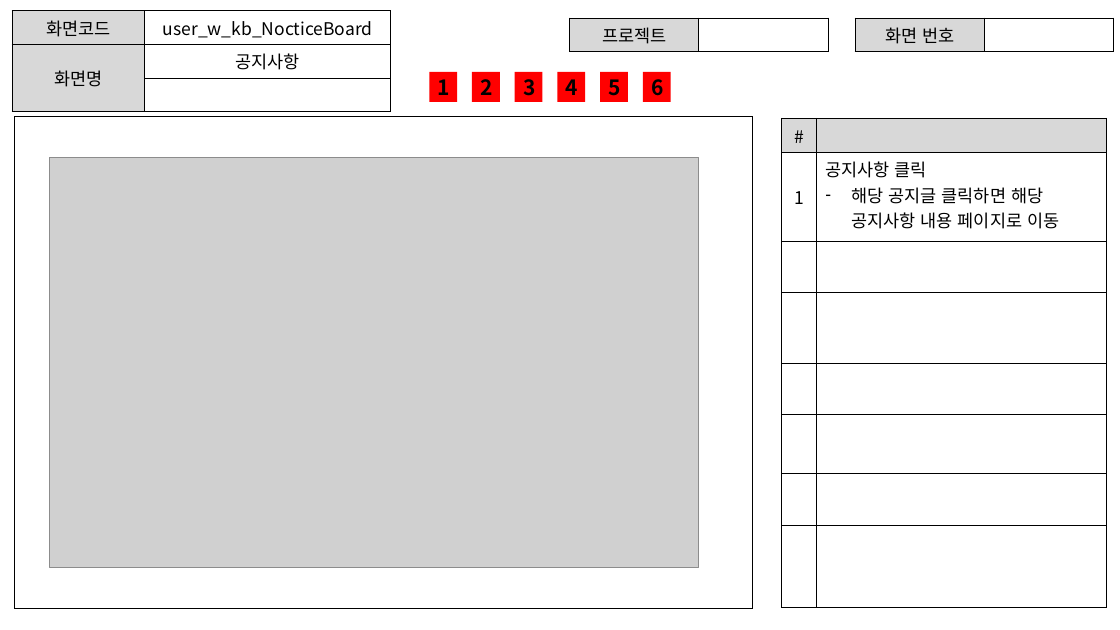
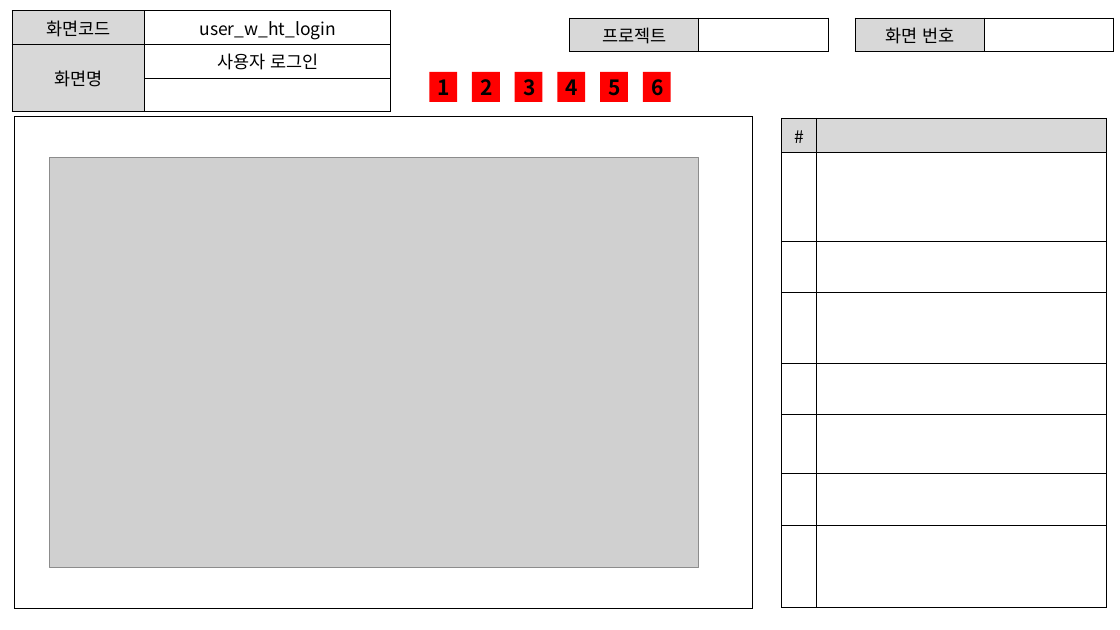
Before and after one commit to ezenteam2/EzenCrowdFunding, a slide deck: slide 3 of project03 화면설계서/project03 - 화면 설계서 - 기범.pptx. Drawn at 1120x630 pixels with LibreOffice and Linux fonts; fonts in the diff are those of the drawing; grey boxes stand for pictures. Boxes give left, top, right and bottom in pixels: in the first picture for what was removed or moved away, otherwise in the second. Text is boxed around its words. In the diff, an @@ line names an element or a change of style, - is before the commit and + after.

```diff
--- a/project03 화면설계서/project03 - 화면 설계서 - 기범.pptx
+++ b/project03 화면설계서/project03 - 화면 설계서 - 기범.pptx
@@ table at [12, 11, 391, 99] @@
-row 1, column 2: user_w_kb_NocticeBoard
+row 1, column 2: user_w_ht_login
-row 2, column 2: 공지사항
+row 2, column 2: 사용자 로그인
@@ table at [782, 118, 1107, 607] @@
-row 2: 1 | 공지사항 클릭 / 해당 공지글 클릭하면 해당 공지사항 내용 페이지로 이동
+row 8:  | 
```
Also in this commit, not shown: 7 other slides changed, 12 slides removed, 8 other files.
